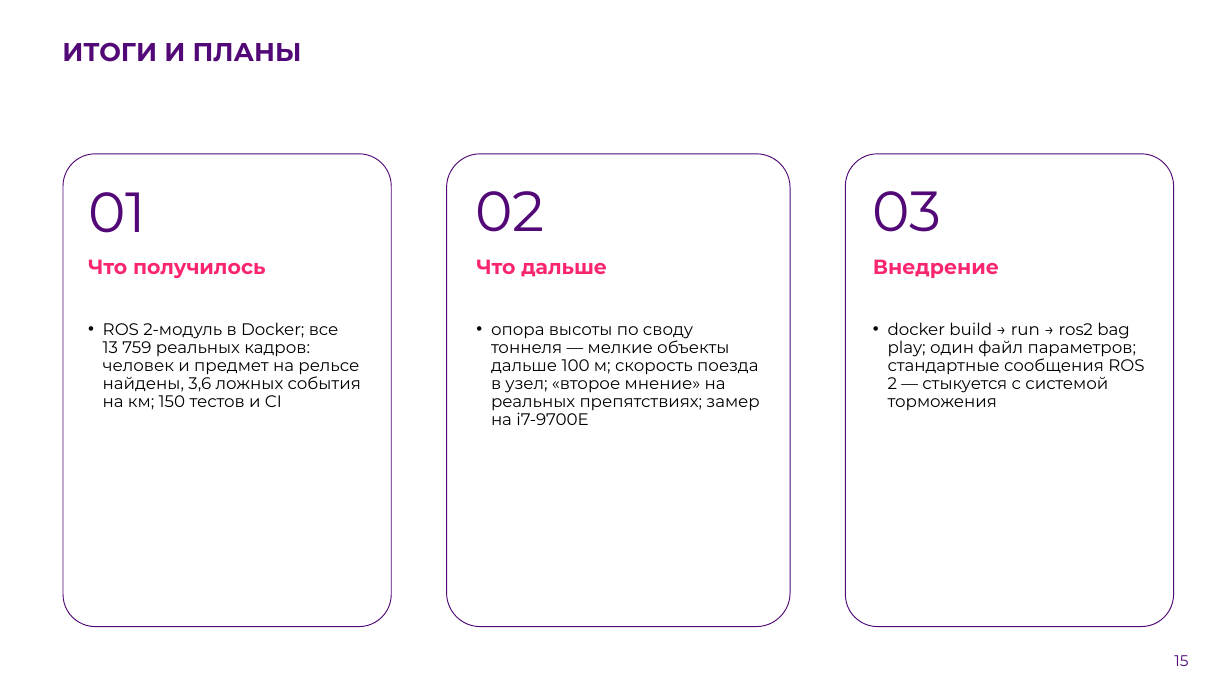
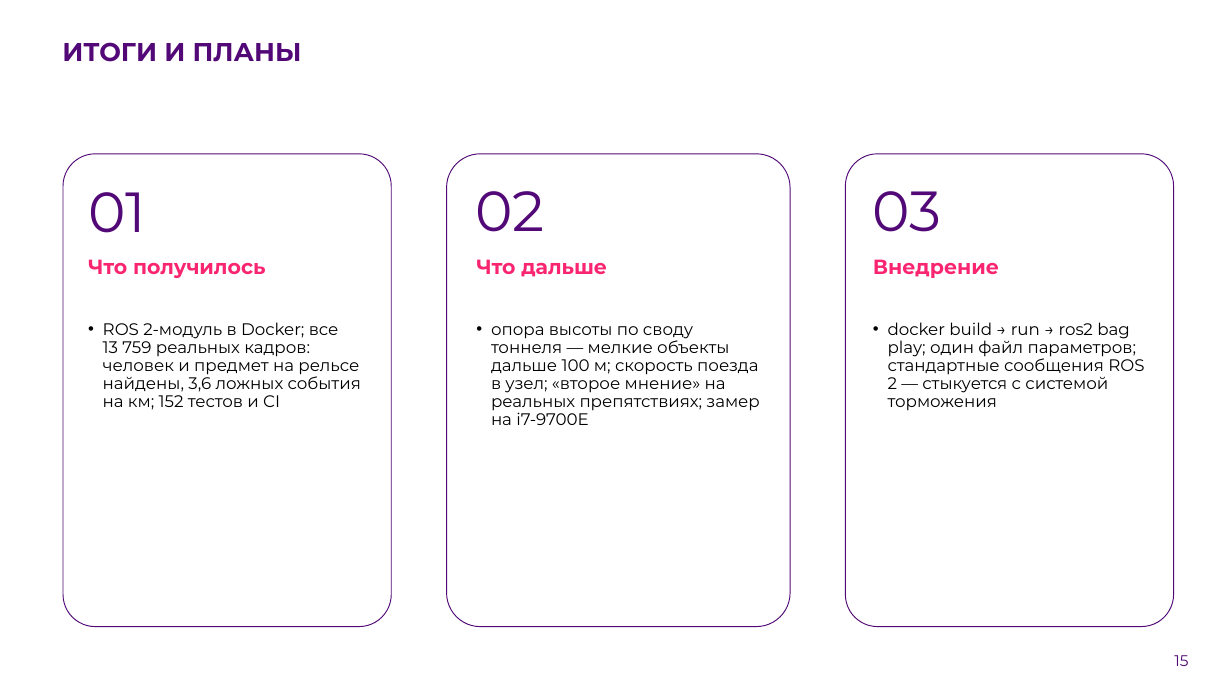
Before and after one commit to pmixay/ReSense, a slide deck: slide 15 of docs/presentation/ReSense_LCT2026.pptx. Drawn at 1232x693 pixels with LibreOffice and Linux fonts; fonts in the diff are those of the drawing; background and template pictures are left out. Boxes give left, top, right and bottom in pixels: in the first picture for what was removed or moved away, otherwise in the second. Text is boxed around its words. In the diff, an @@ line names an element or a change of style, - is before the commit and + after.

```diff
--- a/docs/presentation/ReSense_LCT2026.pptx
+++ b/docs/presentation/ReSense_LCT2026.pptx
@@ text at (103,322,361,410): text changed @@
-• ROS 2-модуль в Docker; все 13 759 реальных кадров: человек и предмет на рельсе найдены, 3,6 ложных события на км; 150 тестов и CI
+• ROS 2-модуль в Docker; все 13 759 реальных кадров: человек и предмет на рельсе найдены, 3,6 ложных события на км; 152 тестов и CI
```
Also in this commit, not shown: 6 other slides changed, 29 other files.
